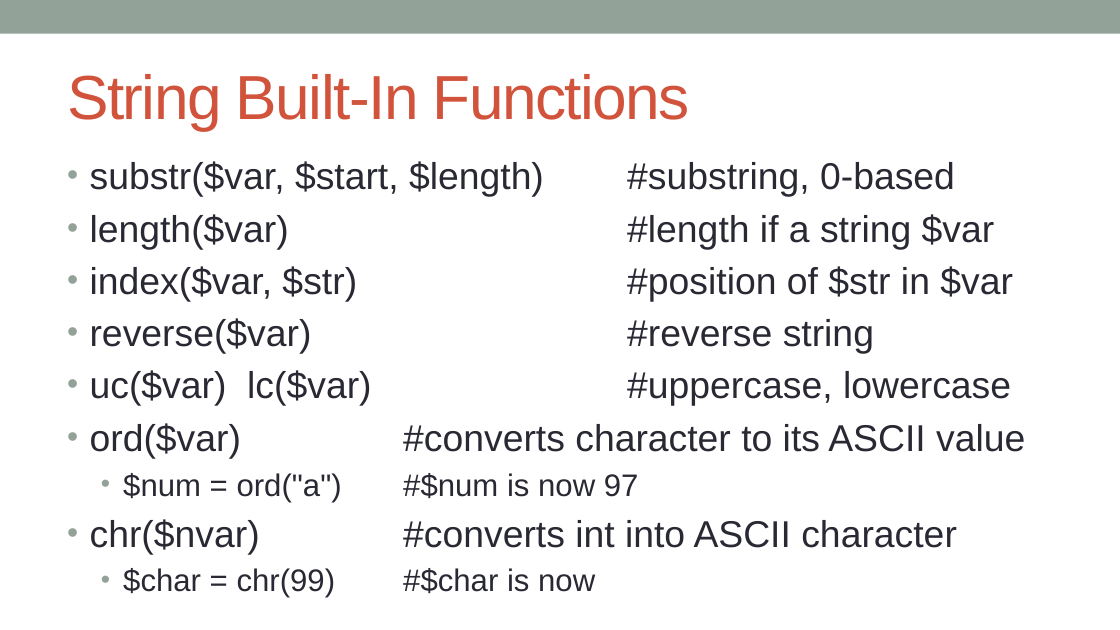
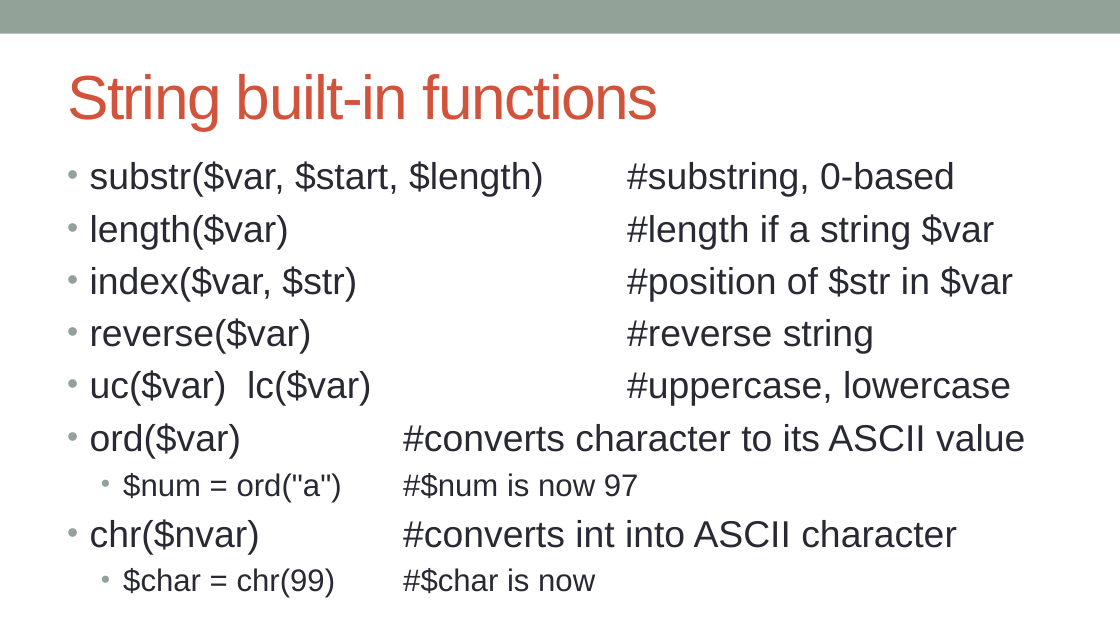
Before and after one commit to kanhu-pcr-code/bioinfo-PERL-course, a slide deck: slide 7 of PPTs/Operations_on_variables.pptx. Drawn at 1120x630 pixels with LibreOffice and Linux fonts; fonts in the diff are those of the drawing. Boxes give left, top, right and bottom in pixels: in the first picture for what was removed or moved away, otherwise in the second. Text is boxed around its words. In the diff, an @@ line names an element or a change of style, - is before the commit and + after.

```diff
--- a/PPTs/Operations_on_variables.pptx
+++ b/PPTs/Operations_on_variables.pptx
@@ title at (x1=67, y1=74, x2=659, y2=130): text changed @@
-String Built-In Functions
+String built-in functions
```
Also in this commit, not shown: 7 other slides changed, 3 slides added, 2 slides removed, 1 other file.
